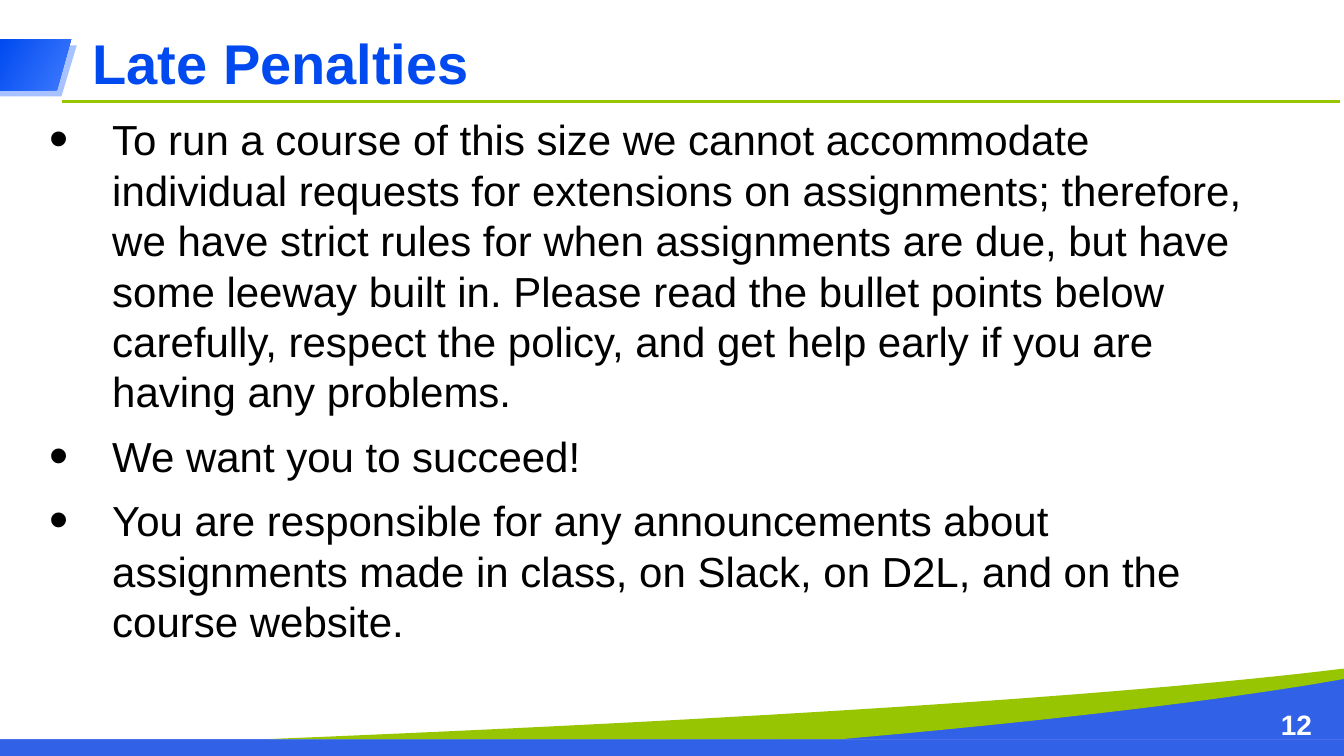
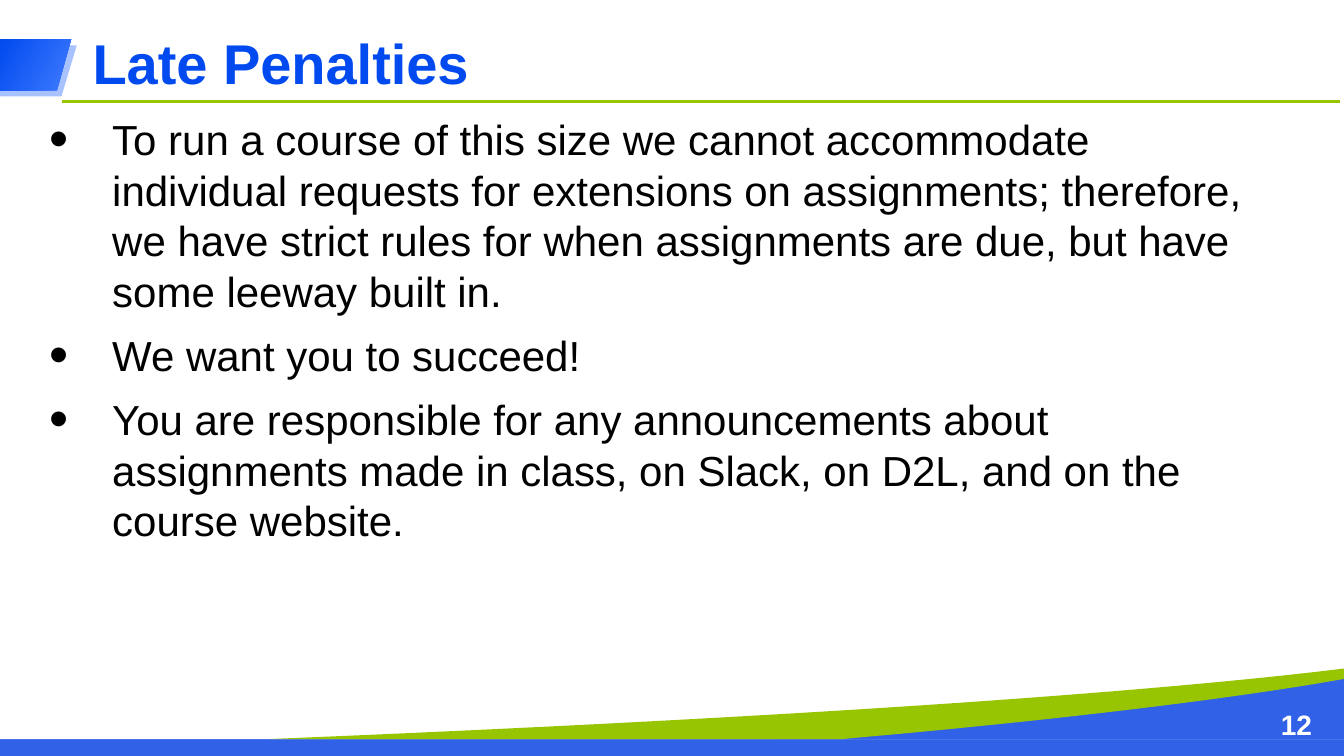
Before and after one commit to fangtian-zhong/fangtian-zhong.github.io, a slide deck: slide 12 of teaching/csci112-spring-2024/lectures/ppts/CSCI_112_Programming_with_C_20240117.pptx. Drawn at 1344x756 pixels with LibreOffice and Linux fonts; fonts in the diff are those of the drawing. Boxes give left, top, right and bottom in pixels: in the first picture for what was removed or moved away, otherwise in the second. Text is boxed around its words. In the diff, an @@ line names an element or a change of style, - is before the commit and + after.

```diff
--- a/teaching/csci112-spring-2024/lectures/ppts/CSCI_112_Programming_with_C_20240117.pptx
+++ b/teaching/csci112-spring-2024/lectures/ppts/CSCI_112_Programming_with_C_20240117.pptx
@@ text at (x1=112, y1=124, x2=1242, y2=315): text changed @@
-• To run a course of this size we cannot accommodate individual requests for extensions on assignments; therefore, we have strict rules for when assignments are due, but have some leeway built in. Please read the bullet points below carefully, respect the policy, and get help early if you are having any problems.
+• To run a course of this size we cannot accommodate individual requests for extensions on assignments; therefore, we have strict rules for when assignments are due, but have some leeway built in.
```
